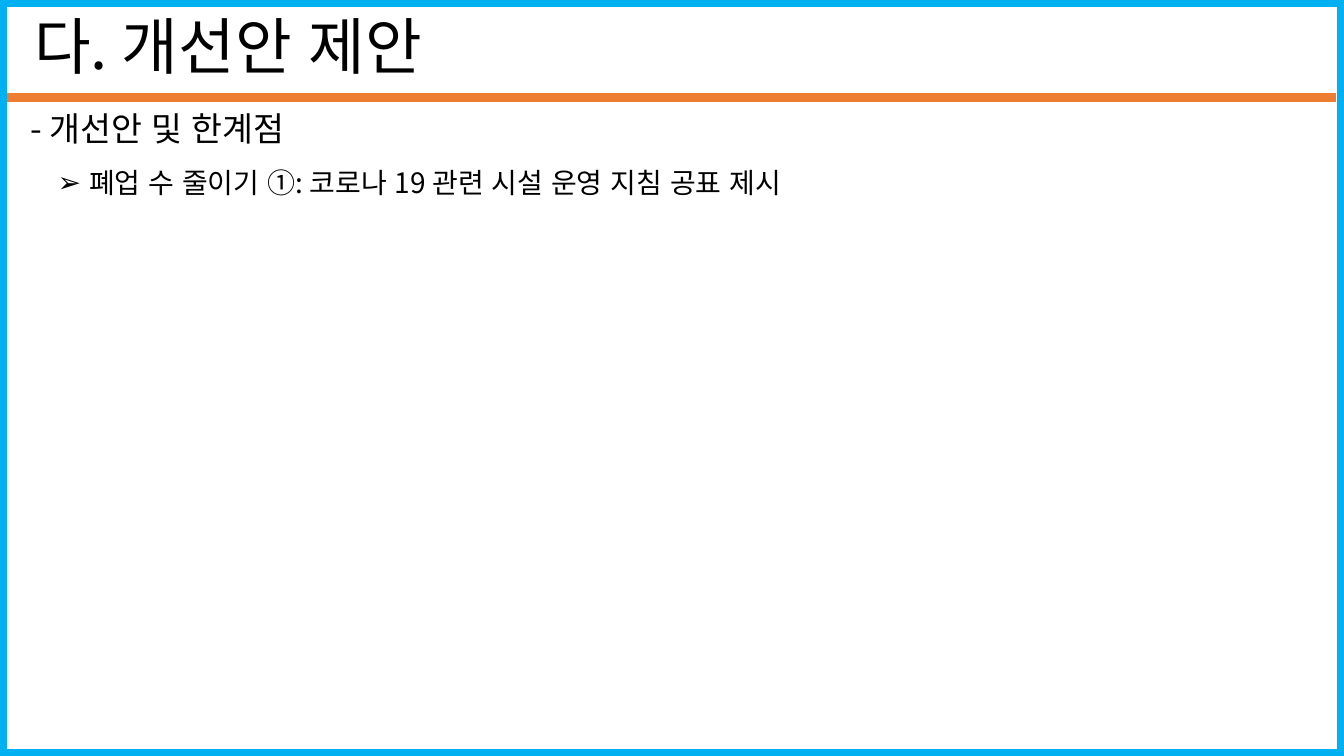
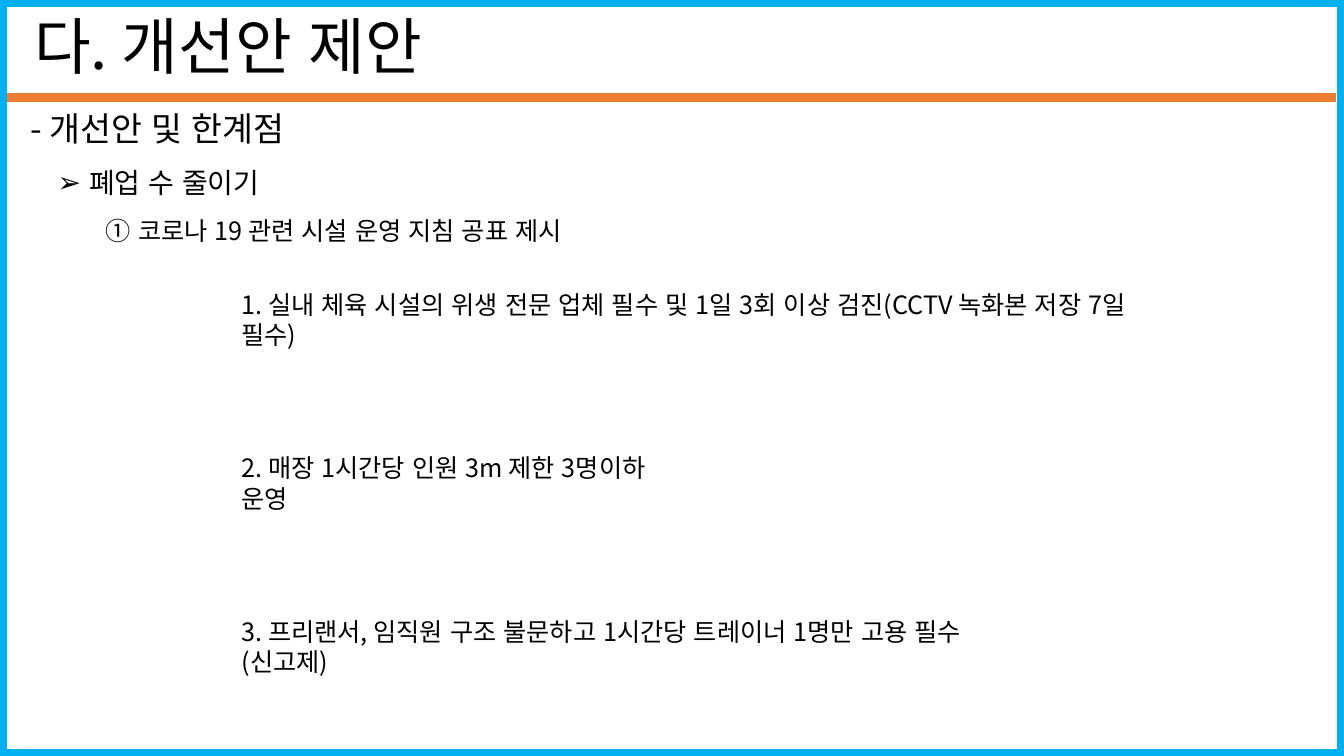
Before and after one commit to seungjae1162/SportsData, a slide deck: slide 14 of standard_in_2020-12-31/코로나19에따른 스포츠시설 폐업 수(20201228_20210103).pptx. Drawn at 1344x756 pixels with LibreOffice and Linux fonts; fonts in the diff are those of the drawing. Boxes give left, top, right and bottom in pixels: in the first picture for what was removed or moved away, otherwise in the second. Text is boxed around its words. In the diff, an @@ line names an element or a change of style, - is before the commit and + after.

```diff
--- a/standard_in_2020-12-31/코로나19에따른 스포츠시설 폐업 수(20201228_20210103).pptx
+++ b/standard_in_2020-12-31/코로나19에따른 스포츠시설 폐업 수(20201228_20210103).pptx
@@ text at <box>89,169,259,196</box>: text changed @@
-➢ 폐업 수 줄이기 ①: 코로나 19 관련 시설 운영 지침 공표 제시
+➢ 폐업 수 줄이기
@@ text added at <box>106,218,561,242</box>, 18 pt, text #000000 @@
+① 코로나 19 관련 시설 운영 지침 공표 제시
@@ text added at <box>242,293,1125,319</box>, 18 pt, text #000000 @@
+1. 실내 체육 시설의 위생 전문 업체 필수 및 1일 3회 이상 검진(CCTV 녹화본 저장 7일 필수)
@@ text added at <box>242,456,646,510</box>, 18 pt, text #000000 @@
+2. 매장 1시간당 인원 3m 제한 3명이하 운영
@@ text added at <box>242,620,961,676</box>, 18 pt, text #000000 @@
+3. 프리랜서, 임직원 구조 불문하고 1시간당 트레이너 1명만 고용 필수(신고제)
```
Also in this commit, not shown: 3 other slides changed, 1 slide added.
